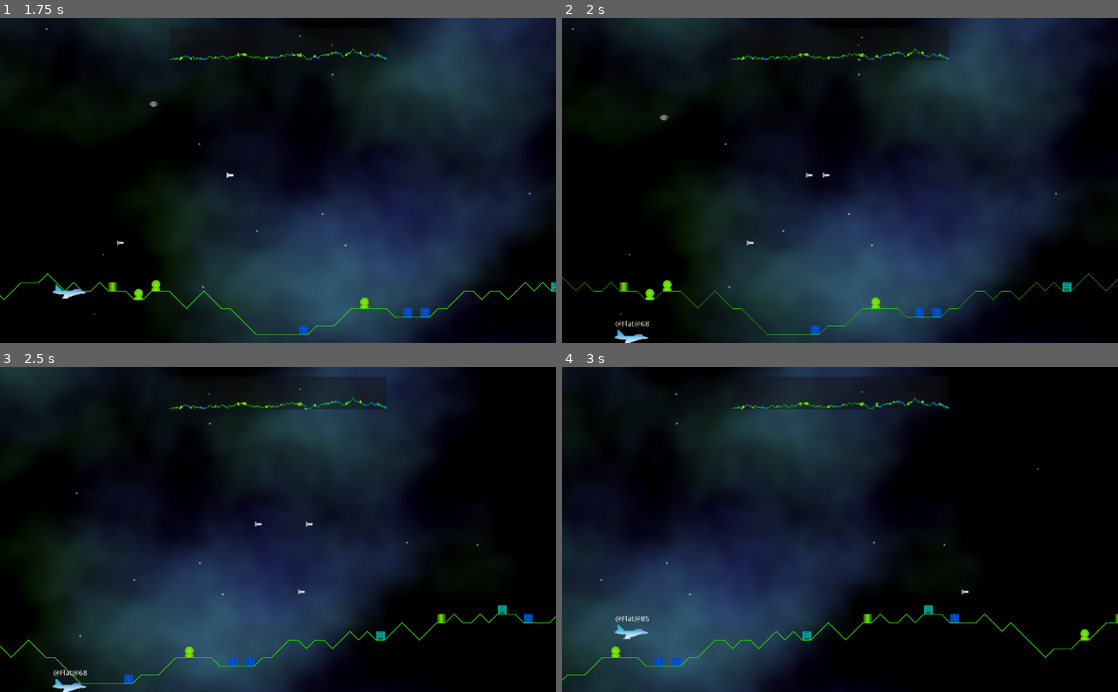
Above: before the commit, frames 1-4 (two rows, left to right).
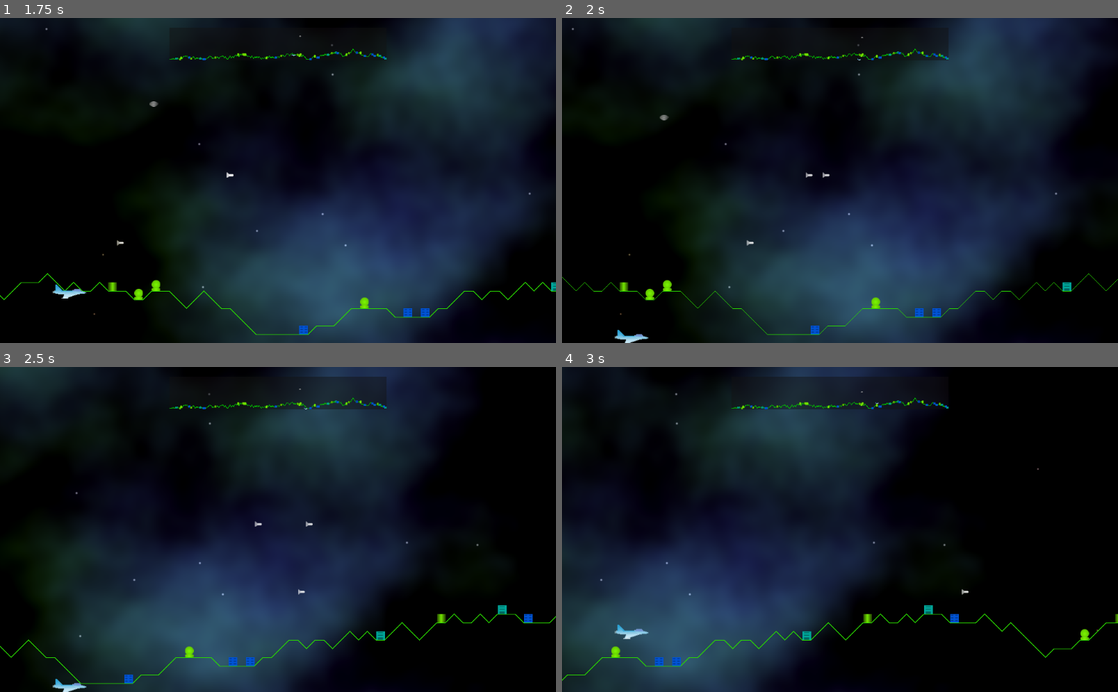
Above: after the commit, the same moments.

Repository: andrew-wilkes/godotia
Game: Godot game, scene res://scenes/Main.tscn
Two runs of this game, one before a commit and one after it. Both use one fixed random seed, a clock stepped at 60 frames per second and the inputs below.
Inputs:
- Up to frame 1 (1.75 s): tap Enter (ui_accept) at 0.5, 0.77, 1.52 s; hold Right (ui_right) 0.53-1.28 s; hold Down (ui_down) from 1.28 s (still down)
- Up to frame 2 (2 s): keep holding Down (ui_down)
- Up to frame 3 (2.5 s): release Down (ui_down) at 2.03 s; hold Right (ui_right) from 2.03 s (still down)
- Up to frame 4 (3 s): release Right (ui_right) at 2.78 s; hold Up (ui_up) from 2.78 s (still down)

Frame 1 is identical in both runs. In frame 2, less than 0.1% of the frame differs, in the area x 9-16%, y 93-96%; in frame 3, less than 0.1%; in frame 4, less than 0.1%.

Commit message:
Player can pick up falling structure

Diff:
--- a/scenes/Enemy.gd
+++ b/scenes/Enemy.gd
@@ -46,13 +46,11 @@
 	position = position.move_toward(target, SPEED * delta)
 
 
-func _on_Enemy_area_entered(area):
+func _on_Enemy_area_entered(_area):
+	# Got hit by player of missile
 	if sid:
-		if area.name == "Player":
-			globals.call_deferred("reparent_structure", self, area, Vector2(4, 16))
-		else:
-			globals.structures[sid].state = globals.structures[sid].states.FALLING
-			globals.call_deferred("reparent_structure", self, get_parent(), self.position)
+		globals.structures[sid].state = globals.structures[sid].states.FALLING
+		globals.call_deferred("reparent_structure", self, get_parent(), self.position)
 	got_hit()
 	destroy()
 
--- a/scenes/Player.gd
+++ b/scenes/Player.gd
@@ -4,13 +4,17 @@
 const MARGIN = 128
 
 var direction : int
+var sid = 0
 
 func _on_Player_body_entered(body):
-	$Label.text = body.name
+	if body is Structure and body.state == body.states.FALLING:
+		sid = body.get_instance_id()
+		body.state = body.states.STATIC
+		globals.call_deferred("reparent_structure", self, self, Vector2(4, 16), sid)
 
 
-func _on_Player_area_entered(area):
-	$Label.text = area.name
+func _on_Player_area_entered(_area):
+	pass
 
 
 func move(dx, dy = 0):
